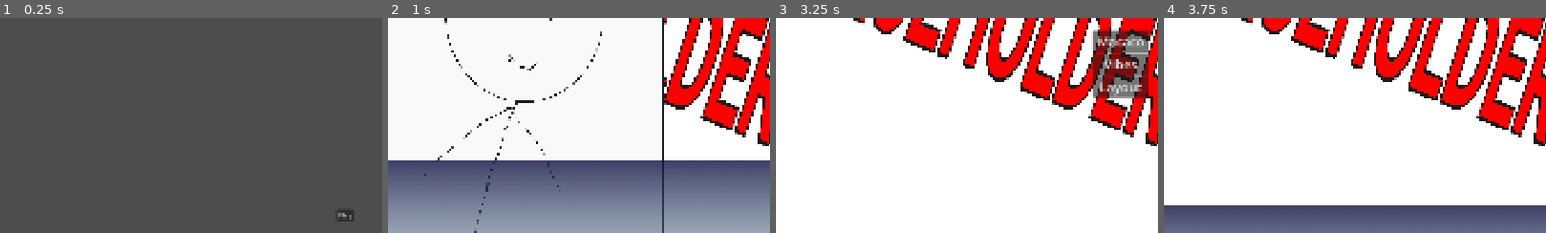
Above: before the commit, frames 1-4 (left to right).
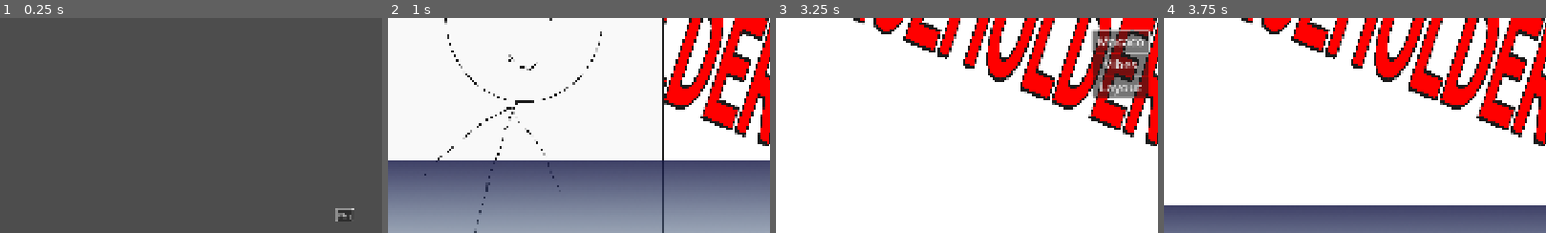
Above: after the commit, the same moments.

Repository: ricardobusta/globalgamejam2026
Game: Godot game, scene res://scenes/title.tscn
Same seed, same stepped clock (60 frames per second), same inputs: the game is played once before the commit and once after it.
Inputs (mouse positions are % of the whole screen's width and height, from its top left):
- Up to frame 1 (0.25 s): no input
- Up to frame 2 (1 s): click "Play" at 0.5 s
- Up to frame 3 (3.25 s): tap Enter (ui_accept) at 1.25, 1.52, 2.27, 2.75 s; move the mouse to (72, 45) at 1.27 s; click (72, 45) at 1.42 s; move the mouse to (30, 55) at 2.02 s; click (30, 55) at 2.17 s; move the mouse to (60, 28) at 2.77 s; click (60, 28) at 2.92 s
- Up to frame 4 (3.75 s): click "Macaco" at 3.5 s
The pictures show only the part of the screen within x 5-55%, y 39-89%; the shares and areas given below are measured in that part.

The runs differ from the first frame. In frame 1, less than 0.1% of the frame differs, in the area x 87-93%, y 88-95%; in frame 2, nothing differs; in frame 3, 0.2%, in the area x 82-98%, y 5-16%; in frame 4, nothing differs.

Commit message:
Add keyboard control support

Diff:
--- a/furto/code/app/title_scene_controller.gd
+++ b/furto/code/app/title_scene_controller.gd
@@ -10,6 +10,7 @@
 func _ready() -> void:
 	play_button.pressed.connect(_on_play_button_clicked)
 	credits_button.pressed.connect(_on_credits_button_clicked)
+	play_button.grab_focus()
 
 func _on_play_button_clicked() -> void:
 	get_tree().change_scene_to_file(gameplay_scene)
--- a/furto/code/vn/vn_controller.gd
+++ b/furto/code/vn/vn_controller.gd
@@ -134,6 +134,8 @@
 		else:
 			button.visible = false
 
+	option_buttons[0].grab_focus()
+
 	option_selected_index = -1
 	while option_selected_index == -1:
 		await get_tree().process_frame
